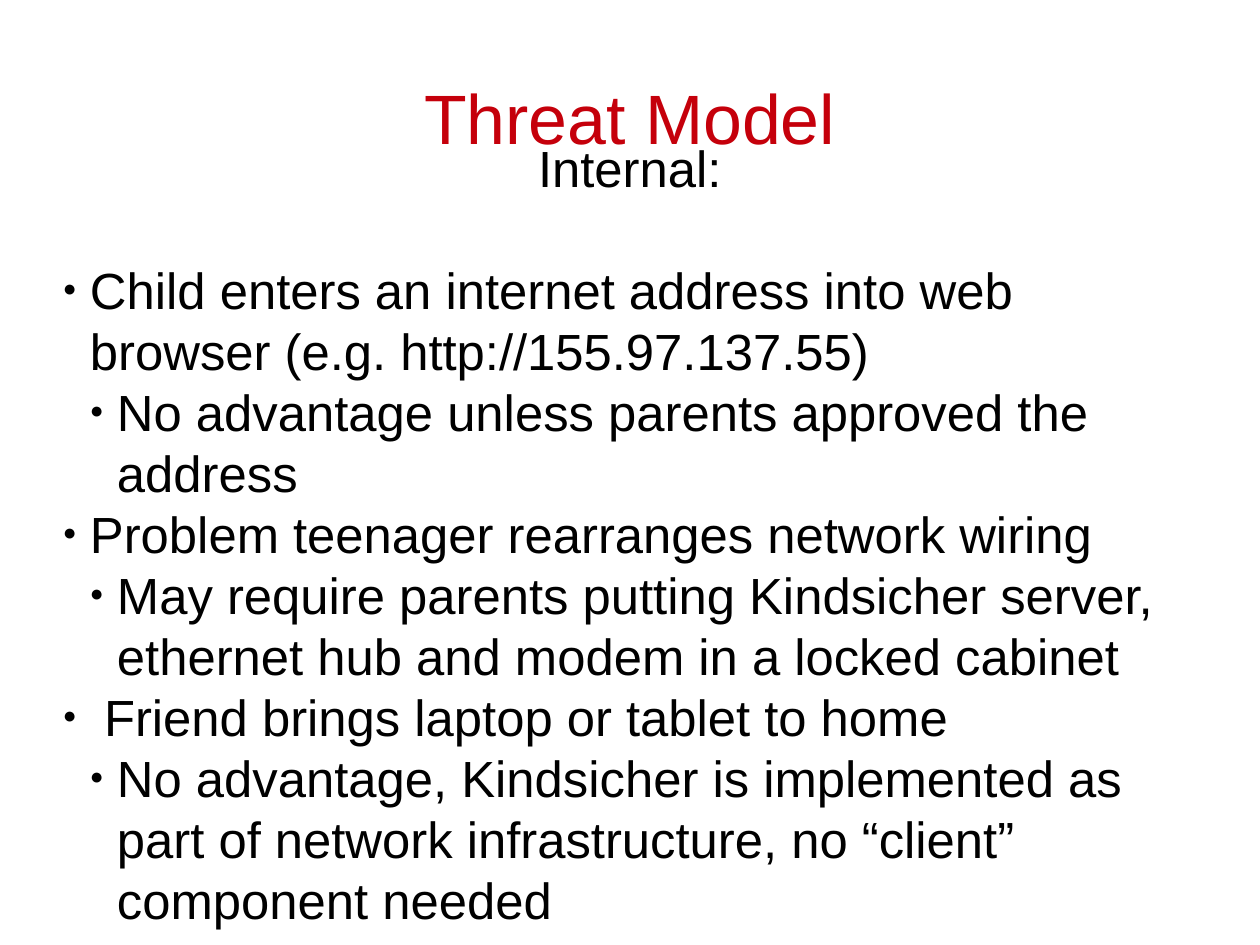
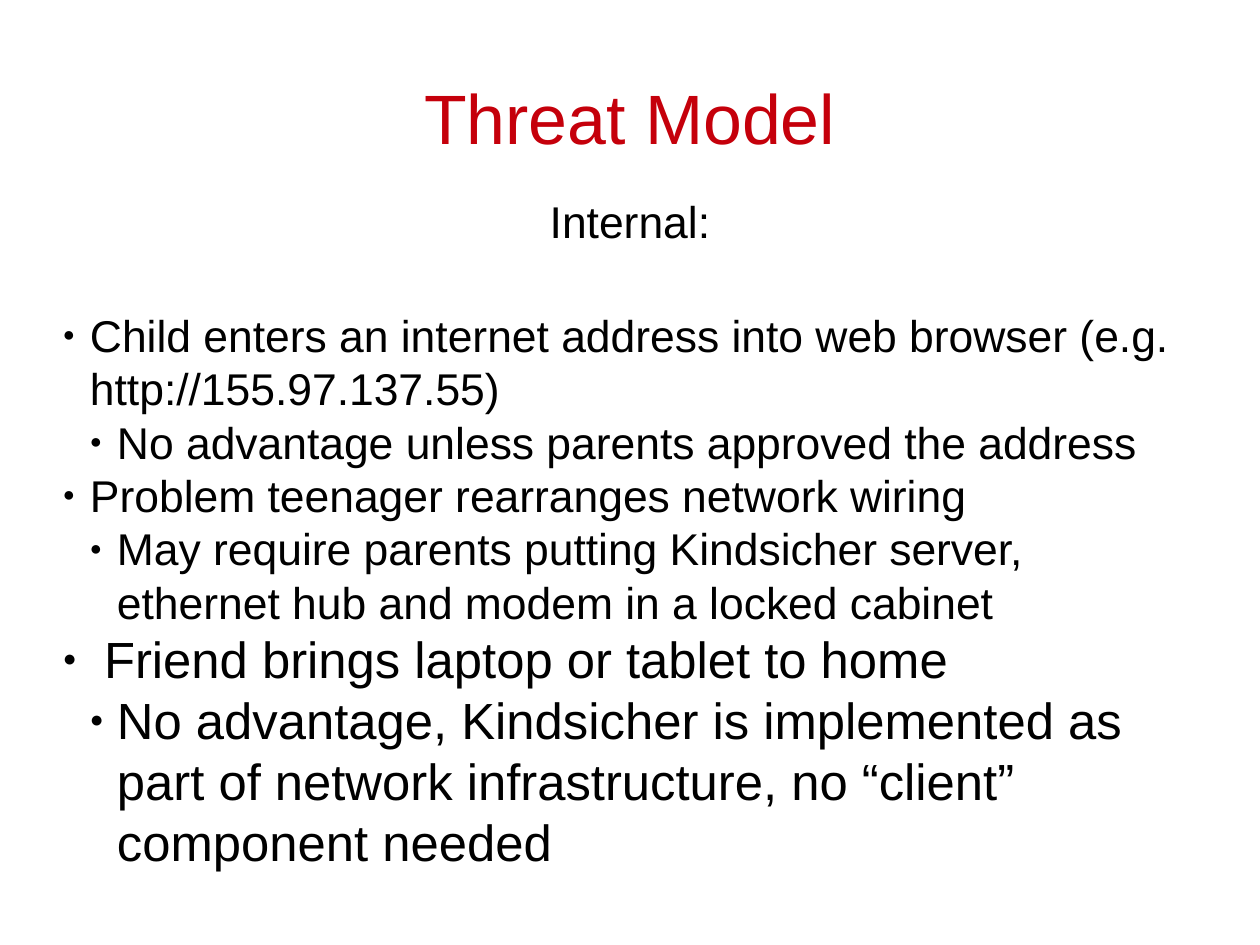
Before and after one commit to cschreiner/kindsicher, a slide deck: slide 45 of proj/presentation_dec09/combined.odp (slide 14 before the commit). Drawn at 1260x945 pixels with LibreOffice and Linux fonts; fonts in the diff are those of the drawing. Boxes give left, top, right and bottom in pixels: in the first picture for what was removed or moved away, otherwise in the second. Text is boxed around its words. In the diff, an @@ line names an element or a change of style, - is before the commit and + after.

```diff
--- a/proj/presentation_dec09/combined.odp
+++ b/proj/presentation_dec09/combined.odp
@@ subtitle "Internal:": place and size @@
-subtitle "Internal:" at <box>90,150,1152,929</box>
+subtitle "Internal:" at <box>90,205,1168,872</box>
@@ subtitle at <box>90,205,1168,620</box>: size 32 to 28 pt in "Internal:", "Child enters an internet address into web ...", "No advantage unless parents approved the address", "Problem teenager rearranges network wiring" and 1 more places @@
```
Also in this commit, not shown: 10 other slides changed, 31 slides added.
